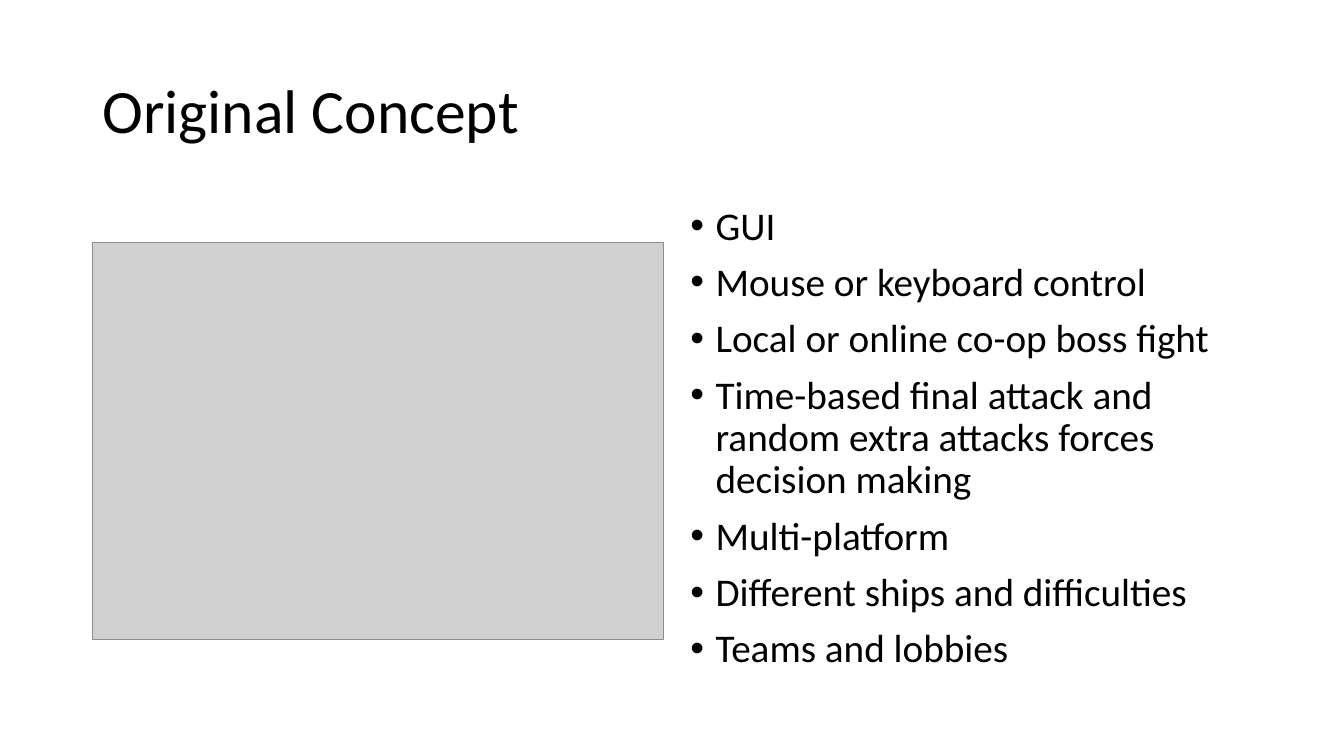
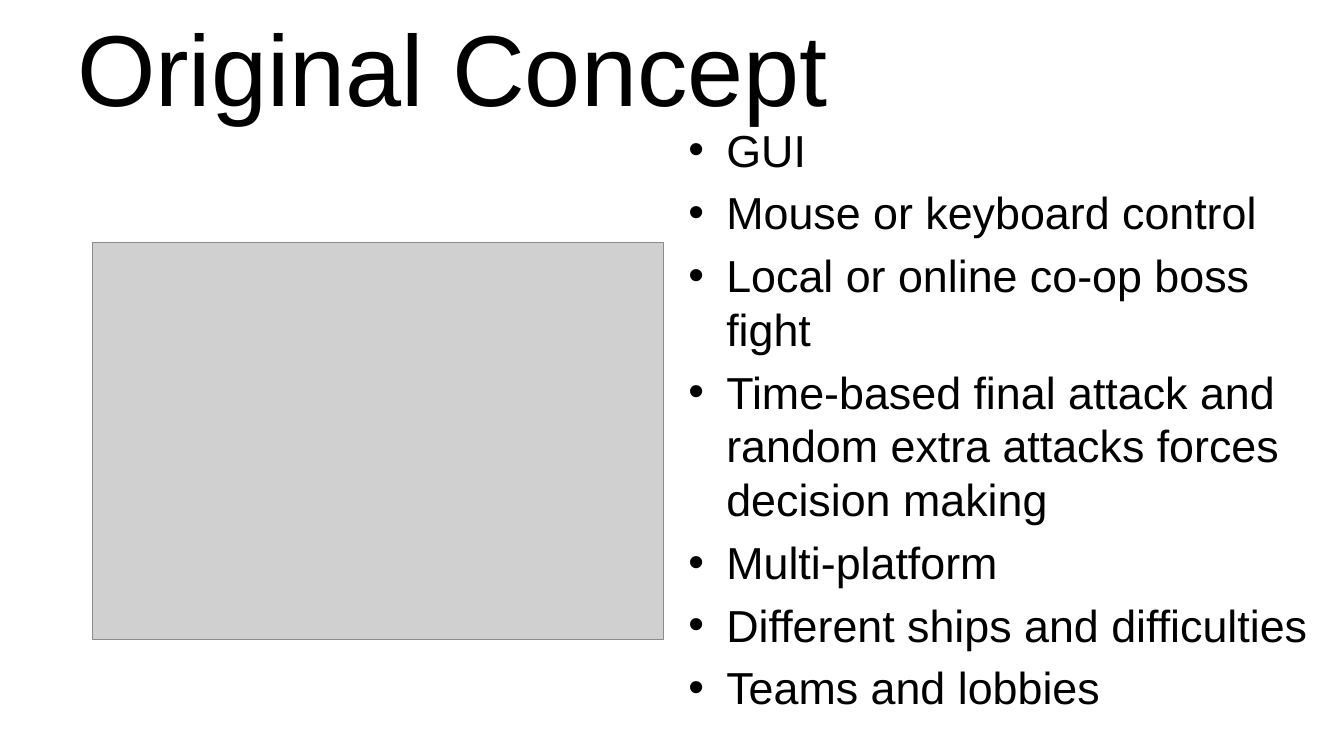
Before and after one commit to csgray/cs372-battleship, a slide deck: slide 2 of development_process/presentation.pptx. Drawn at 1344x756 pixels with LibreOffice and Linux fonts; fonts in the diff are those of the drawing; grey boxes stand for pictures; background and template pictures are left out. Boxes give left, top, right and bottom in pixels: in the first picture for what was removed or moved away, otherwise in the second. Text is boxed around its words. In the diff, an @@ line names an element or a change of style, - is before the commit and + after.

Commit message:
added some color and resized a smidge

```diff
--- a/development_process/presentation.pptx
+++ b/development_process/presentation.pptx
@@ title "Original Concept": place and size @@
-title "Original Concept" at (102,90,519,144)
+title "Original Concept" at (77,33,827,124)
@@ title "Original Concept" at (77,33,827,124): size 44 to 72 pt, font Calibri to Arial; line spacing 0.9 to 1 @@
@@ text "GUI": place and size @@
-text "GUI" at (716,214,1208,663)
+text "GUI" at (726,135,1307,705)
@@ text "GUI" at (726,135,1307,705): size 28 to 32 pt, font Calibri to Arial; indent changed; line spacing 0.9 to 1; less space between paragraphs @@
```
Also in this commit, not shown: 8 other slides changed.
